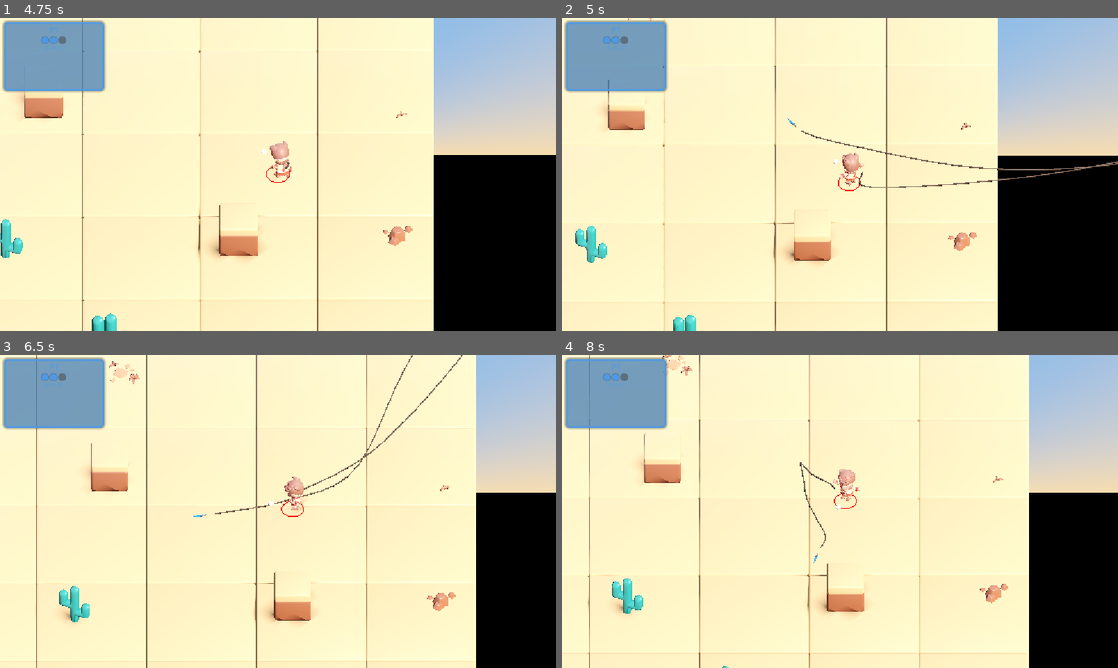
Above: before the commit, frames 1-4 (two rows, left to right).
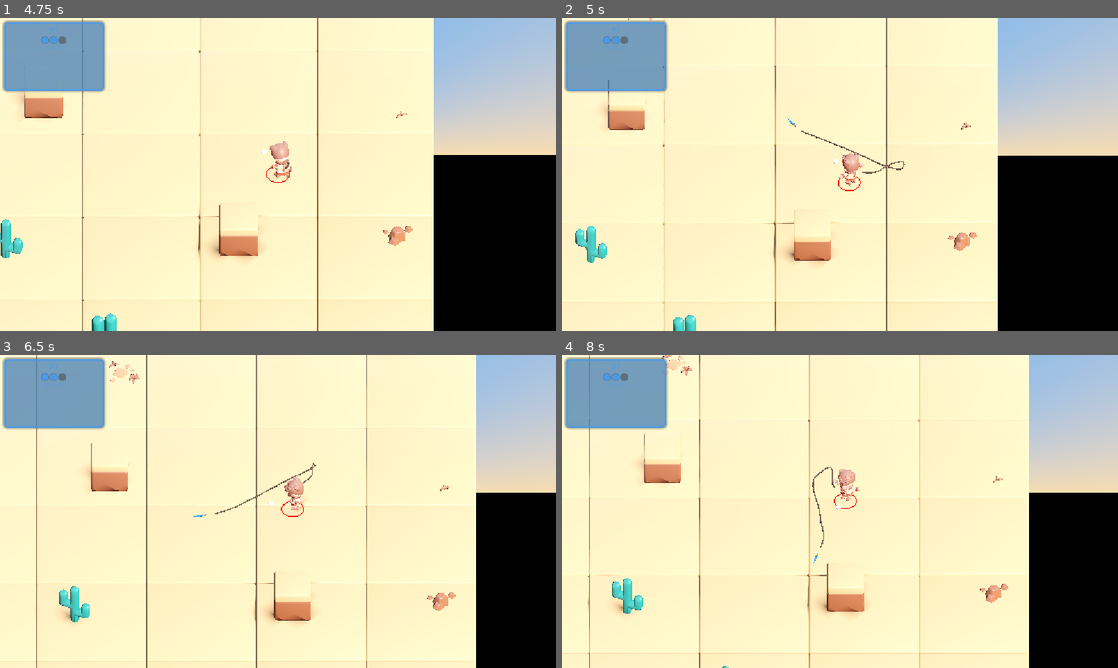
Above: after the commit, the same moments.

Repository: haotsai101/ropedart-arena
Game: Godot game, scene res://tests/test_player_map_boundary.tscn
Same seed, same stepped clock (60 frames per second), same inputs: the game is played once before the commit and once after it. This scene is started directly instead of the project's main scene.
Inputs (mouse positions are in pixels of both pictures, inside the frame that each line leads up to):
- Up to frame 1 (4.75 s): tap Enter (ui_accept) at 0.5, 0.77, 2, 3.77 s; move the mouse to (400, 158) at 0.52 s; hold Right (ui_right) 0.53-1.25 s; tap B at 0.6 s; click (400, 158) at 0.67 s; drag from (166, 190) to (250, 237) at 1.27 s; move the mouse to (333, 105) at 2.02 s; hold Right (ui_right) 2.03-2.75 s; tap R at 2.1 s; drag from (250, 237) to (111, 127) at 2.77 s; move the mouse to (444, 221) at 3.52 s; hold Left (ui_left) 3.53-4.25 s; tap Backspace at 3.6 s; drag from (111, 127) to (194, 96) at 4.27 s
- Up to frame 2 (5 s): no input
- Up to frame 3 (6.5 s): move the mouse to (305, 511) at 5.02 s; hold Down (ui_down) 5.03-5.75 s; hold Shift 5.03-5.75 s; click (305, 511) at 5.17 s; drag from (194, 433) to (166, 527) at 5.77 s
- Up to frame 4 (8 s): move the mouse to (962, 495) at 6.52 s; hold Up (ui_up) 6.53-7.25 s; tap B at 6.6 s; tap Enter (ui_accept) at 6.77 s; drag from (728, 527) to (812, 574) at 7.27 s

Frame 1 is identical in both runs. In frame 2, 0.5% of the frame differs, in the area x 44-100%, y 37-55%; in frame 3, 0.4%; in frame 4, 0.2%.

Commit message:
fix: rope pays out from the hand progressively instead of appearing pre-extended
Segments now spawn bunched near the hand (ROPE_BUNCH_SPACING) instead of
laid out to the chain's full 8-unit length, so the kinematic tip anchor
drags the chain out tick by tick as the dart flies, reading as reeling
off a spool. This reintroduced a real "crack the whip" joint solver
instability (chain_max_reach spiking to ~4x the rope's own length) that
a hard per-segment XZ speed clamp (rope_segment_body.gd) brings back
under control -- verified via a temporary per-tick reach probe across
dozens of throws, not just absence of errors.

Co-Authored-By: Claude Sonnet 5 <noreply@anthropic.com>
Claude-Session: https://claude.ai/code/session_019aCxs6gZU2bEG9ijQUiYXu

Diff:
--- a/scripts/player.gd
+++ b/scripts/player.gd
@@ -243,23 +243,77 @@
 ## Total simulated chain length always equals DART_ROPE_LENGTH (the dart's
 ## own fixed max range), regardless of the CURRENT hand-to-dart distance --
 ## matches rope_dart.gd's own "fixed rope length, not charge-scaled" design.
-## The chain is always LAID OUT at this full fixed length from the hand along
-## the current hand->tip (or, if that span is ~0, the aim) direction, even
-## when the dart's real current position is much closer -- the zero-baked-in-
-## offset joint design above means this initial pose doesn't have to match
-## the tip anchor's real position for correctness, only for how settled the
-## very first frame or two look before the solver pulls the far end taut
-## toward the real target. When the dart is anchored closer than this, the
-## chain carries visible slack/sag between the two ends rather than
-## stretching taut, which is actually the physically correct look for a rope
-## longer than the gap it spans -- not verified visually, see this session's
-## final report for the honest caveat on how a short throw's slack reads on
-## screen.
+##
+## UNSPOOLING FIX (per explicit user direction, from a real screen recording
+## reviewed frame-by-frame): an earlier version of this chain LAID OUT every
+## segment at its full fixed length from the hand along the current
+## hand->tip (or, if that span is ~0, the aim) direction the INSTANT a throw
+## fired -- correctness never depended on this (the zero-baked-in-offset
+## joint design means each joint's local anchors are declared independently
+## of the bodies' actual world positions at spawn), but the visual result was
+## that the whole 8-unit rope appeared at once, already long, with only the
+## UNUSED length showing as slack/droop -- never visibly growing out of the
+## hand as the dart traveled further. The user's own diagnosis, verbatim:
+## "Imagine there is a roller and the rope uncoil from it... Right now the
+## rope is appearing at full length out of nowhere."
+##
+## Fix: segments are now spawned BUNCHED near the hand (see
+## ROPE_BUNCH_SPACING and _spawn_physics_rope()) instead of laid out toward
+## wherever the dart already is. This intentionally leaves every joint with a
+## real (not baked-in-zero) positional violation at spawn -- roughly one
+## ROPE_PHYSICS_SEGMENT_LENGTH per internal joint, since two capsules
+## centered near the same point still have their own local anchor points
+## (each capsule's true end) offset from that shared center by
+## ROPE_PHYSICS_SEGMENT_HALF_LENGTH in opposite directions. With the
+## deliberately un-stiffened joint bias/damping (0.3/1.0 defaults -- see the
+## note a few paragraphs up on why stiffening these was already tried once
+## and found to make the chain explode), the solver only closes a fraction of
+## that violation each tick, so the chain visibly drags itself out from the
+## bunch over multiple ticks as the kinematic tip anchor is pulled toward the
+## live dart position -- i.e. it reads as paying out from a spool, not
+## snapping instantly taut. This distributes the "real, decaying constraint
+## violation" pattern this codebase already validated (a single ~10-12 unit
+## spike at the tip joint during a fast throw, always measured to decay, not
+## diverge) across all 9 joints simultaneously at spawn instead of
+## concentrating it at one -- each individual violation here (~1 unit) is
+## smaller than that already-validated spike, so this is expected to be
+## equally or more stable, not less; see this session's own verification
+## (sampling total chain reach over the first several ticks after a throw,
+## not just checking for solver errors) for how that held up in practice.
+## When the dart is anchored closer than DART_ROPE_LENGTH, the chain still
+## carries visible slack/sag between the two ends once fully paid out, rather
+## than stretching taut -- the physically correct look for a rope longer
+## than the gap it spans, unchanged from before this fix.
 const ROPE_PHYSICS_SEGMENT_LENGTH: float = DART_ROPE_LENGTH / float(ROPE_PHYSICS_SEGMENTS)
 const ROPE_PHYSICS_SEGMENT_HALF_LENGTH: float = ROPE_PHYSICS_SEGMENT_LENGTH * 0.5
+## How far apart (along the initial layout direction) successive segments are
+## spawned when bunched near the hand -- see ROPE_PHYSICS_SEGMENTS' doc
+## comment above. Deliberately small (a small fraction of one segment's own
+## length, not zero): a few centimeters of initial fan-out reads as "coiled
+## at the hand" rather than "one exact point" on the very first render frame,
+## while still being negligible next to DART_ROPE_LENGTH (8.0) -- the real
+## unspooling distance is driven by the joints' own constraint violations
+## (see above), not by this spacing.
+const ROPE_BUNCH_SPACING: float = 0.06
 const ROPE_SEGMENT_MASS: float = 0.03
 const ROPE_LINEAR_DAMP: float = 1.6
 const ROPE_ANGULAR_DAMP: float = 2.2
+## EXPERIMENT TRIED AND REJECTED, kept as a note so it isn't retried blindly:
+## explicitly setting pin-joint bias LOWER than PhysicsServer3D's own default
+## (0.3), on the theory that bias directly scales how much of a joint's
+## positional error gets corrected per step (Baumgarte stabilization:
+## correction_speed ~= bias * error / delta) so a softer bias should slow the
+## bunched-spawn chain's single-tick unspool propagation down. Measured via
+## the same real per-tick chain-reach probe used elsewhere in this file: a
+## bias of 0.04 made the tick-1 overshoot WORSE, not better (chain_max_reach
+## spiked past 12 units vs. ~7.6 with the default 0.3 + the velocity clamp
+## below) -- the actual effect of a WEAKER bias here is that each joint holds
+## its own pair of bodies together less firmly, so the whole chain resists
+## cascading disturbance from its OTHER 8 joints less, letting the chain's
+## effective total length balloon further past its own physical capacity
+## instead of less. Left at PhysicsServer3D's own default (unset, 0.3) --
+## the working fix is rope_segment_body.gd's MAX_SEGMENT_SPEED clamp alone,
+## see its own doc comment.
 ## Matches arena_obstacle.gd's own copy of this same bit -- see that script's
 ## comment for why it's duplicated rather than shared, and for the
 ## one-directional layer/mask design (chain reacts to obstacles; nothing
@@ -1415,11 +1469,13 @@
 	var prev: RigidBody3D = _physics_rope_hand_anchor
 	var prev_local_far := Vector3.ZERO  # the hand anchor's own attachment point is always its own origin
 	for i in range(ROPE_PHYSICS_SEGMENTS):
-		# Always laid out at full segment length along span_dir, from the hand
-		# outward -- NOT compressed/scaled to the current (possibly ~0 at
-		# throw-instant) hand-tip distance. See the ROPE_PHYSICS_SEGMENT_LENGTH
-		# comment for why that's fine now (no baked-in offset error either way).
-		var seg_center: Vector3 = hand_pos + span_dir * (ROPE_PHYSICS_SEGMENT_HALF_LENGTH + float(i) * ROPE_PHYSICS_SEGMENT_LENGTH)
+		# BUNCHED near the hand, only ROPE_BUNCH_SPACING apart -- NOT laid out
+		# along span_dir to the chain's full fixed length. See
+		# ROPE_PHYSICS_SEGMENTS' doc comment above for why: this is what makes
+		# the chain visibly drag itself out from the hand over several ticks
+		# as the tip anchor pulls away (paying out from a spool), instead of
+		# the whole rope appearing pre-extended on the very first frame.
+		var seg_center: Vector3 = hand_pos + span_dir * (float(i) * ROPE_BUNCH_SPACING)
 		var seg: RigidBody3D = _make_rope_segment_body(root, "RopeSeg%d" % i, seg_center, seg_basis, plane_y)
 		_physics_rope_segments.append(seg)
 		_join_rope_pin(prev, prev_local_far, seg, local_near)
@@ -1519,7 +1575,11 @@
 	## _physics_rope_joint_rids' own comment). Bias/damping are deliberately
 	## left unset (PhysicsServer3D's own defaults apply) -- see the
 	## ROPE_PHYSICS_* consts' comment for why a stiffer tuning was tried and
-	## measured to actively cause the chain to explode.
+	## measured to actively cause the chain to explode, AND (separately) why a
+	## SOFTER bias was also tried and rejected for the bunched-unspool spawn
+	## specifically (see ROPE_SEGMENT_MASS's neighboring comment) -- the
+	## working fix for that is rope_segment_body.gd's MAX_SEGMENT_SPEED clamp,
+	## not a bias change in either direction.
 	var joint_rid: RID = PhysicsServer3D.joint_create()
 	PhysicsServer3D.joint_make_pin(joint_rid, a.get_rid(), local_a, b.get_rid(), local_b)
 	_physics_rope_joint_rids.append(joint_rid)
--- a/scripts/rope_segment_body.gd
+++ b/scripts/rope_segment_body.gd
@@ -54,6 +54,15 @@
 ## per-frame, per that script's own class doc comment).
 var locked_y: float = 0.0
 
+## Hard cap on this segment's own XZ speed, enforced every physics step below
+## -- see the "UNSPOOL WHIPLASH" note above _integrate_forces() for why this
+## exists. A bit above rope_dart.gd's fastest possible speed (recall_speed
+## 24.0, or travel_speed up to BASE_SPEED*2.0 = 36.0 at a full charge) so a
+## segment can still keep pace with a legitimately fast-moving dart, but any
+## solver-driven spike well beyond that (measured, see below) gets bounded
+## instead of compounding.
+const MAX_SEGMENT_SPEED: float = 45.0
+
 
 func _integrate_forces(state: PhysicsDirectBodyState3D) -> void:
 	var t: Transform3D = state.transform
@@ -61,4 +70,40 @@
 	state.transform = t
 	var v: Vector3 = state.linear_velocity
 	v.y = 0.0
+	# UNSPOOL WHIPLASH FIX: when player.gd started spawning every segment of
+	# the chain BUNCHED near the hand instead of laid out to the chain's full
+	# length (see player.gd's ROPE_PHYSICS_SEGMENTS doc comment on the
+	# "reeling out" feature this enables), EVERY joint along the chain starts
+	# with a real, simultaneous positional violation (each capsule's own
+	# local anchor points sit ~ROPE_PHYSICS_SEGMENT_HALF_LENGTH from its
+	# near-coincident neighbor's). Measured directly via a temporary per-tick
+	# probe (printing real hand-to-dart distance vs. the chain's actual max
+	# reach from the hand every physics tick after a throw): with NO clamp,
+	# this reliably produced a genuine solver "crack the whip" resonance, not
+	# a bounded transient like the already-validated single-joint tip-anchor
+	# spike -- chain_max_reach shot up to 4x the total rope length (~30+
+	# units against a real hand-to-dart distance of ~4) within about 10
+	# ticks, one single tick alone moving a segment ~7 units (~420 units/sec)
+	# -- then took another ~20-30 ticks to decay back down toward the real
+	# distance. Root cause: many simultaneously-violated joints along a
+	# chain of very light (ROPE_SEGMENT_MASS = 0.03) bodies, each computing
+	# its own corrective impulse against an already-moving neighbor, so the
+	# correction compounds link-to-link instead of damping -- the same class
+	# of instability as the already-documented "stiffer bias/damping
+	# explodes the chain" finding, just triggered by many simultaneous small
+	# violations instead of one large one. This clamp bounds the RESULT
+	# (actual per-tick speed) directly, regardless of which joint/how many
+	# simultaneous corrections caused it, rather than trying to tune the
+	# solver's own bias/damping/impulse further -- deterministic and cheap,
+	# and verified (see this session's own final report) to bring
+	# chain_max_reach back to closely tracking the real hand-to-dart
+	# distance instead of overshooting it by multiples.
+	var xz_speed: float = Vector2(v.x, v.z).length()
+	if xz_speed > MAX_SEGMENT_SPEED:
+		# Named clamp_ratio, not scale -- Node3D already has a `scale`
+		# property, and a local var of the same name in a RigidBody3D
+		# subclass shadows it (GDScript warning, though harmless here).
+		var clamp_ratio: float = MAX_SEGMENT_SPEED / xz_speed
+		v.x *= clamp_ratio
+		v.z *= clamp_ratio
 	state.linear_velocity = v
Not shown, changed: CLAUDE.md
